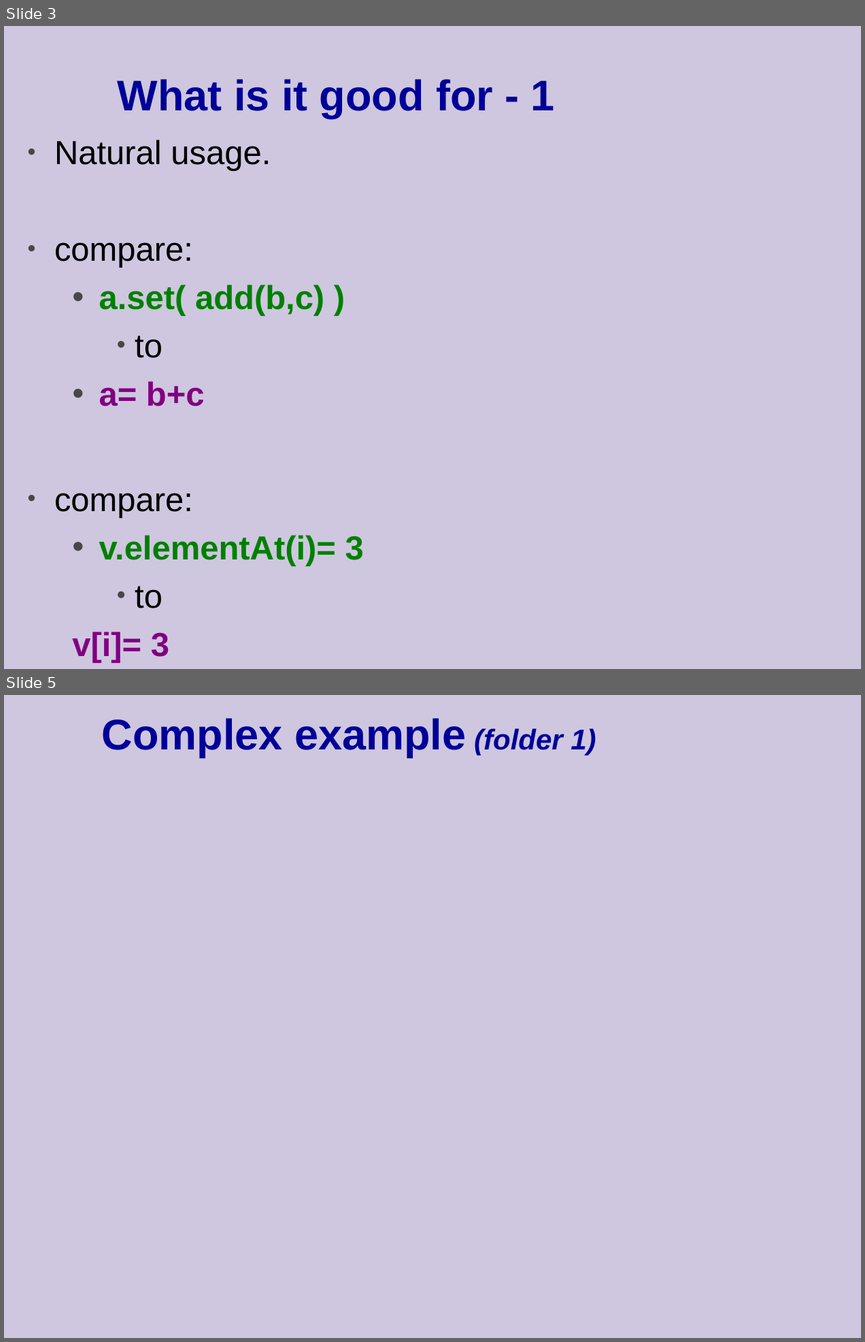
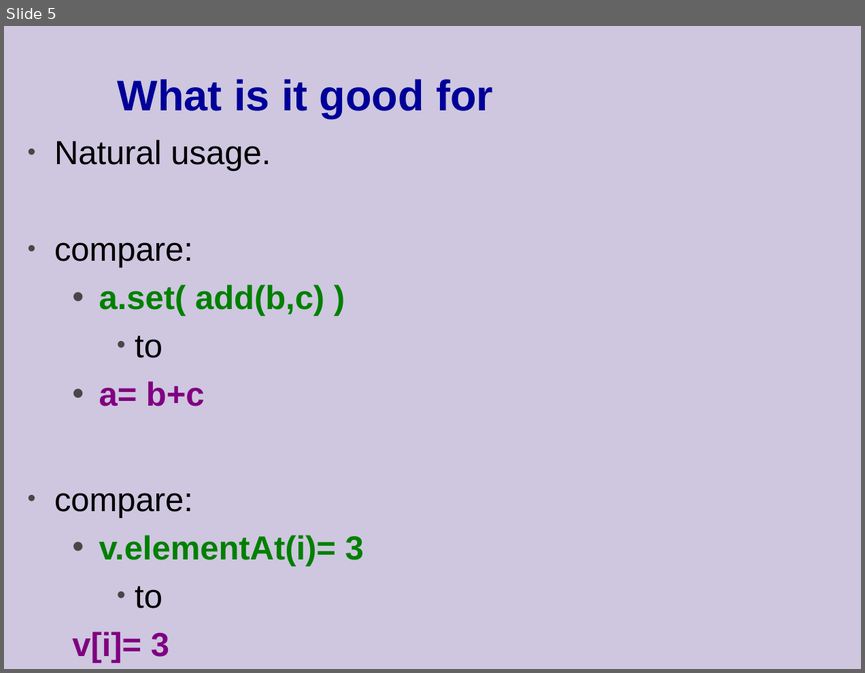
Before and after one commit to cpp-at-ariel/cpp-5779, a slide deck: 04-const-friend-operators/slides-2-operators.odp. Shown one above the other, each under a label of ours: slides 3 and 5 before the commit, slide 5 after it; the slides between them are not shown. The pictures are 865x1342 and 865x673 pixels, drawn with LibreOffice and Linux fonts; fonts in the diff are those of the drawing. Boxes give left, top, right and bottom in pixels: in the first picture for what was removed or moved away, otherwise in the second. Text is boxed around its words. In the diff, an @@ line names an element or a change of style, - is before the commit and + after.

```diff
--- a/04-const-friend-operators/slides-2-operators.odp
+++ b/04-const-friend-operators/slides-2-operators.odp
@@ slide 5 removed at box(4, 695, 861, 1338), background #CEC7DF @@
@@ title removed at box(102, 718, 596, 757) @@
-Complex example (folder 1)
@@ what was slide 3 is now slide 5 @@
@@ slide 5 changed as well @@
@@ title at box(118, 79, 493, 118): text changed @@
-What is it good for - 1
+What is it good for
```
Also in this commit, not shown: 6 other slides changed, 2 slides added, 2 other slides removed, 11 other files.
